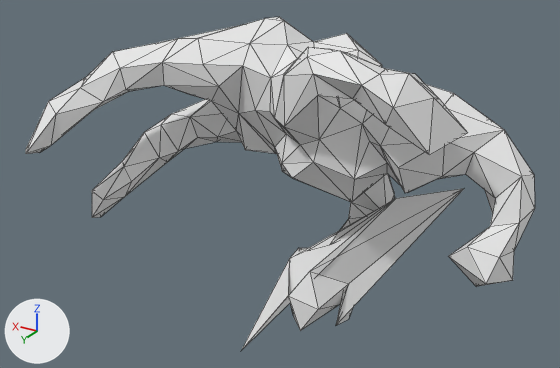
One commit to the OBJ model mesh_cnn/datasets/random_walks/T273.obj: the scene before it, then after it.
One viewpoint serves both versions: a 50 mm camera at (-1.193, 2.074, 0.851) aimed at (0.016, 0.058, -0.157). The axes (+X, +Y, +Z) are drawn at lower left. The lights are the same throughout. Mesh edges are drawn as thin lines. Where no turn or scale is listed for an object, it has been applied to the vertices.

In view in the first picture: 'T273'.
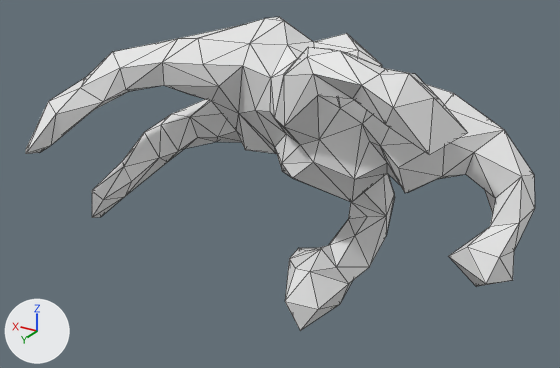
Diff of the bpy script that builds the scene:
```diff
--- a/mesh_cnn/datasets/random_walks/T273.obj.py
+++ b/mesh_cnn/datasets/random_walks/T273.obj.py
@@ me_t273 @@
 me_t273.from_pydata(...)  # 252 vertices, 500 faces; spans x -0.79..0.81, y -0.35..0.45, z -0.64..0.35
 # used by ob_t273; location = (0.0, 0.0, 0.0)
-me_t273.vertices[172].co = (-0.34, -0.08, -0.18)  # pixel (396, 198)
-me_t273.vertices[178].co = (0.0, 0.33, -0.64)
-me_t273.vertices[181].co = (-0.1, 0.21, -0.47)  # pixel (288, 295)
-me_t273.vertices[186].co = (-0.23, 0.11, -0.59)  # pixel (335, 325)
-me_t273.vertices[189].co = (-0.51, -0.24, -0.17)  # pixel (464, 188)
-me_t273.vertices[190].co = (-0.23, 0.01, -0.62)  # pixel (348, 319)
+# me_t273 part 1
+me_t273.vertices[172].co = (-0.16, 0.09, -0.33)  # pixel (321, 248)
+me_t273.vertices[178].co = (-0.1, 0.15, -0.4)  # pixel (295, 268)
+me_t273.vertices[181].co = (-0.1, 0.23, -0.48)  # pixel (284, 301)
+me_t273.vertices[186].co = (-0.27, -0.04, -0.43)  # pixel (369, 267)
+me_t273.vertices[189].co = (-0.21, 0.08, -0.39)  # pixel (336, 267)
+me_t273.vertices[190].co = (-0.29, -0.12, -0.35)  # pixel (386, 236)
```

Pixel boxes [x1, y1, x2, y2] of what changed, in the pictures (560 x 368 px; the box of a moved part takes in the faces that stretch with it):
'T273', reshaped: before [26, 17, 535, 349]; after [26, 17, 535, 331]
part 1 of me_t273, moved or reshaped: before [242, 189, 463, 349]; after [285, 194, 395, 331]
